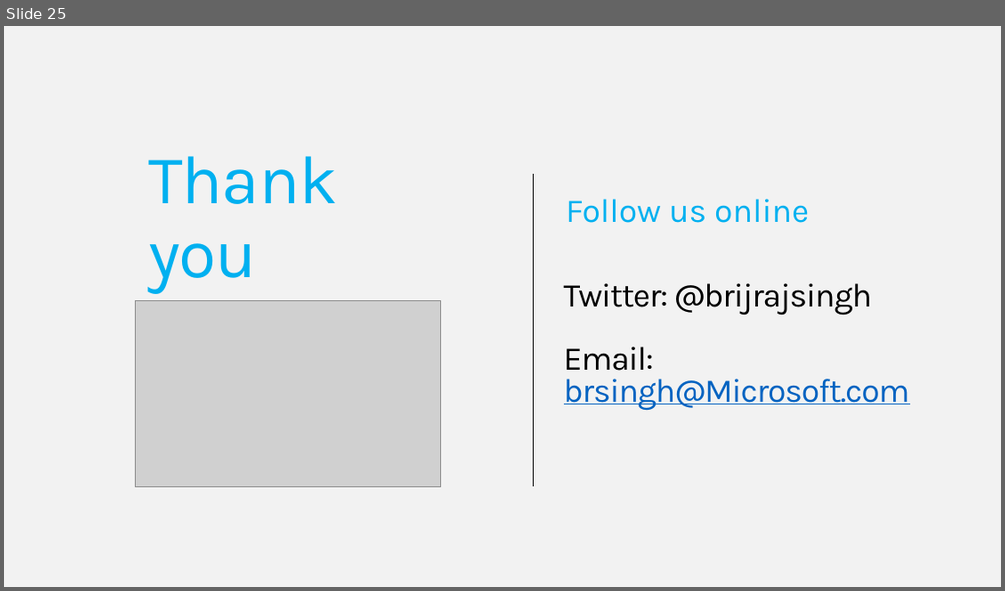
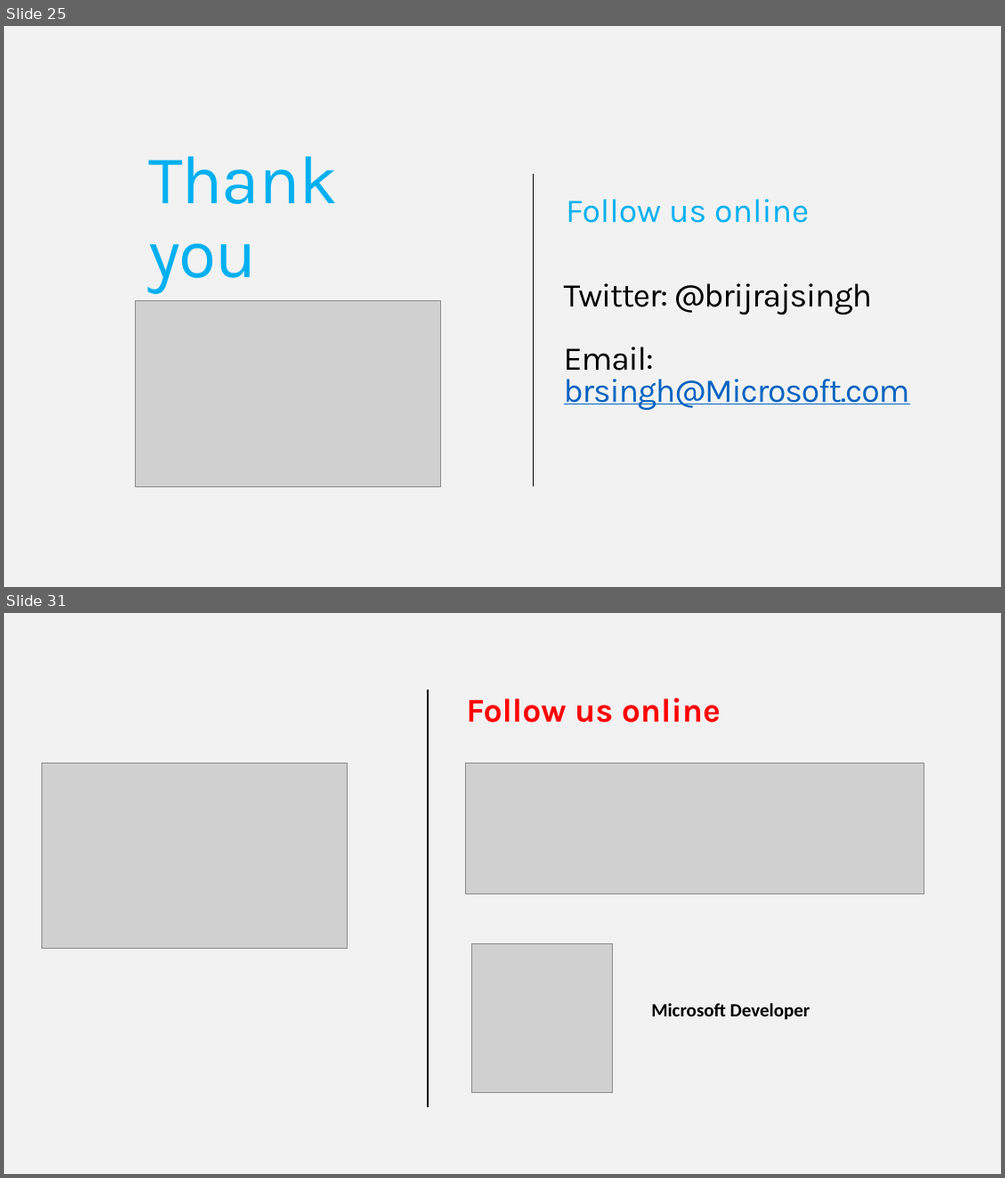
Before and after one commit to FutureUnleashed/OSS, a slide deck: PHP/Future Unleashed_PHPWebApp.pptx. Shown one above the other, each under a label of ours: slide 25 before the commit, slides 25 and 31 after it; the slides between them are not shown. The pictures are 1005x591 and 1005x1178 pixels, drawn with LibreOffice and Linux fonts; fonts in the diff are those of the drawing; grey boxes stand for pictures; background and template pictures are left out. Boxes give left, top, right and bottom in pixels: in the first picture for what was removed or moved away, otherwise in the second. Text is boxed around its words. In the diff, an @@ line names an element or a change of style, - is before the commit and + after.

```diff
--- a/PHP/Future Unleashed_PHPWebApp.pptx
+++ b/PHP/Future Unleashed_PHPWebApp.pptx
@@ slide 31 added at box(4, 613, 1001, 1174), background picture (left out); not listed: 1 template element that a slide beside it also shows @@
@@ line added from (428, 690) to (428, 1107), #000000 1 pt @@
@@ text added at box(466, 698, 720, 722), 32 pt, text #FF0000, bold @@
+Follow us online
@@ picture added at box(41, 763, 348, 949) @@
@@ picture added at box(465, 763, 923, 893) @@
@@ picture added at box(471, 943, 613, 1093) @@
@@ text added at box(651, 1003, 810, 1020), 18 pt, text #000000, bold @@
+Microsoft Developer
```
Also in this commit, not shown: 2 slides changed, 5 other slides added, 1 other file.
